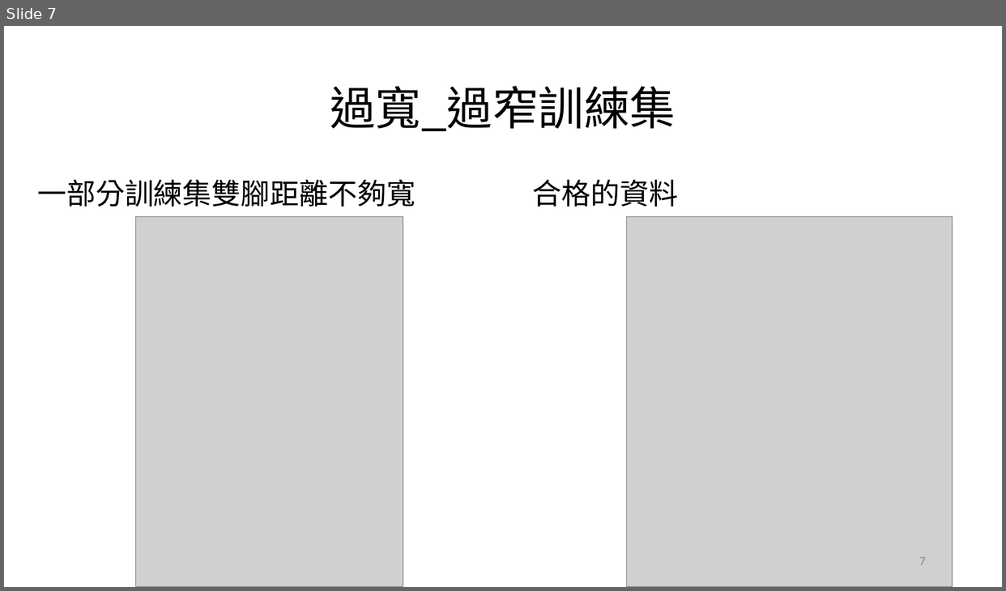
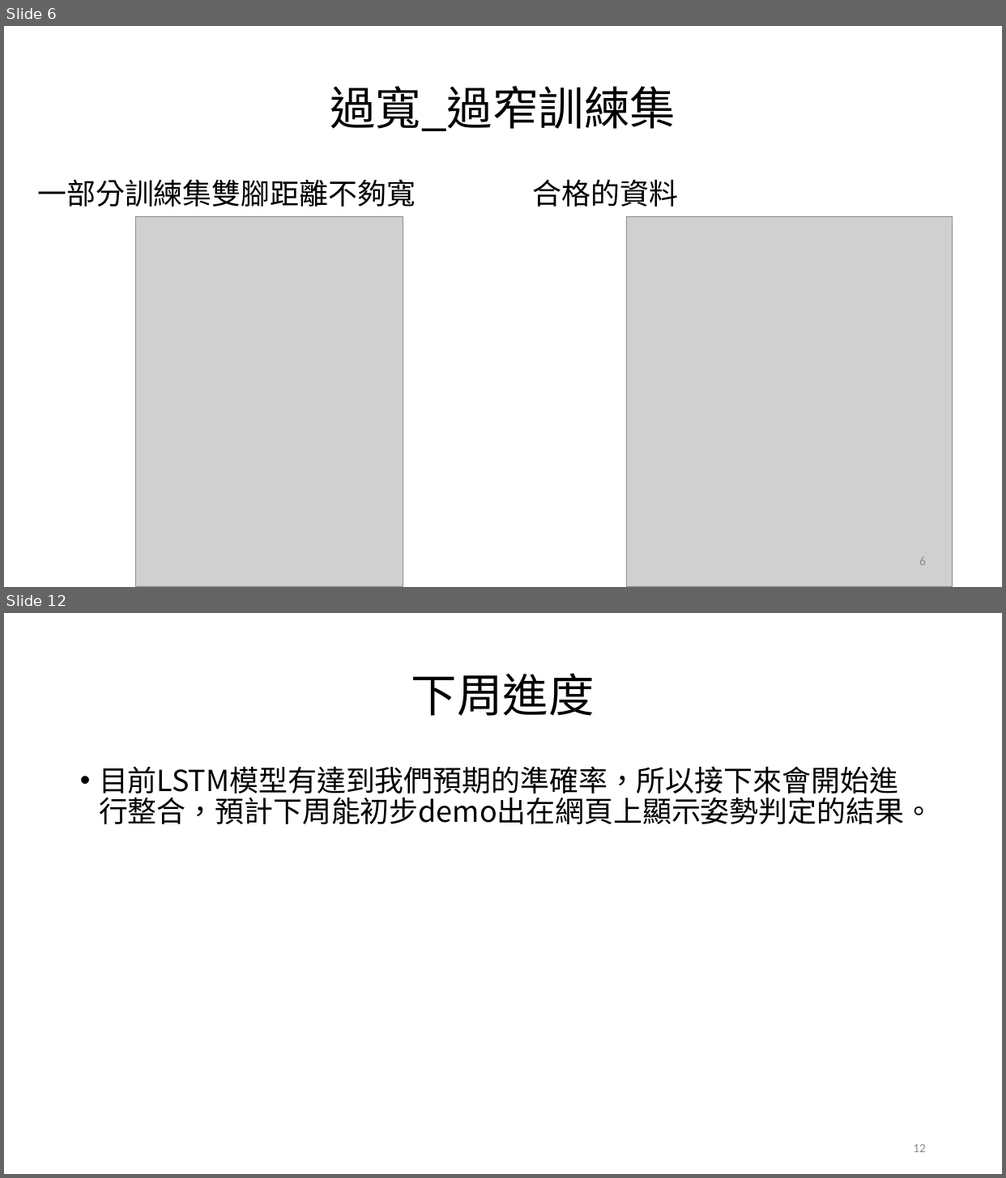
Before and after one commit to mizulun/seatpose-system, a slide deck: week7進度報告.pptx. Shown one above the other, each under a label of ours: slide 7 before the commit, slides 6 and 12 after it; the slides between them are not shown. The pictures are 1006x591 and 1006x1178 pixels, drawn with LibreOffice and Linux fonts; fonts in the diff are those of the drawing; grey boxes stand for pictures. Boxes give left, top, right and bottom in pixels: in the first picture for what was removed or moved away, otherwise in the second. Text is boxed around its words. In the diff, an @@ line names an element or a change of style, - is before the commit and + after.

```diff
--- a/week7進度報告.pptx
+++ b/week7進度報告.pptx
@@ slide 12 added at <box>4,613,1002,1174</box>, background #FFFFFF @@
@@ title added at <box>411,673,594,716</box>, 44 pt, text #000000 @@
+下周進度
@@ text added at <box>99,766,933,824</box>, 28 pt, text #000000 @@
+• 目前LSTM模型有達到我們預期的準確率，所以接下來會開始進行整合，預計下周能初步demo出在網頁上顯示姿勢判定的結果。
@@ page number added at <box>913,1144,926,1152</box>, 12 pt, text #8C8C8C @@
+12
@@ what was slide 7 is now slide 6 @@
@@ page number at <box>919,557,926,565</box>: text changed @@
-7
+6
```
Also in this commit, not shown: 4 slides changed, 5 other slides added, 1 slide removed.
